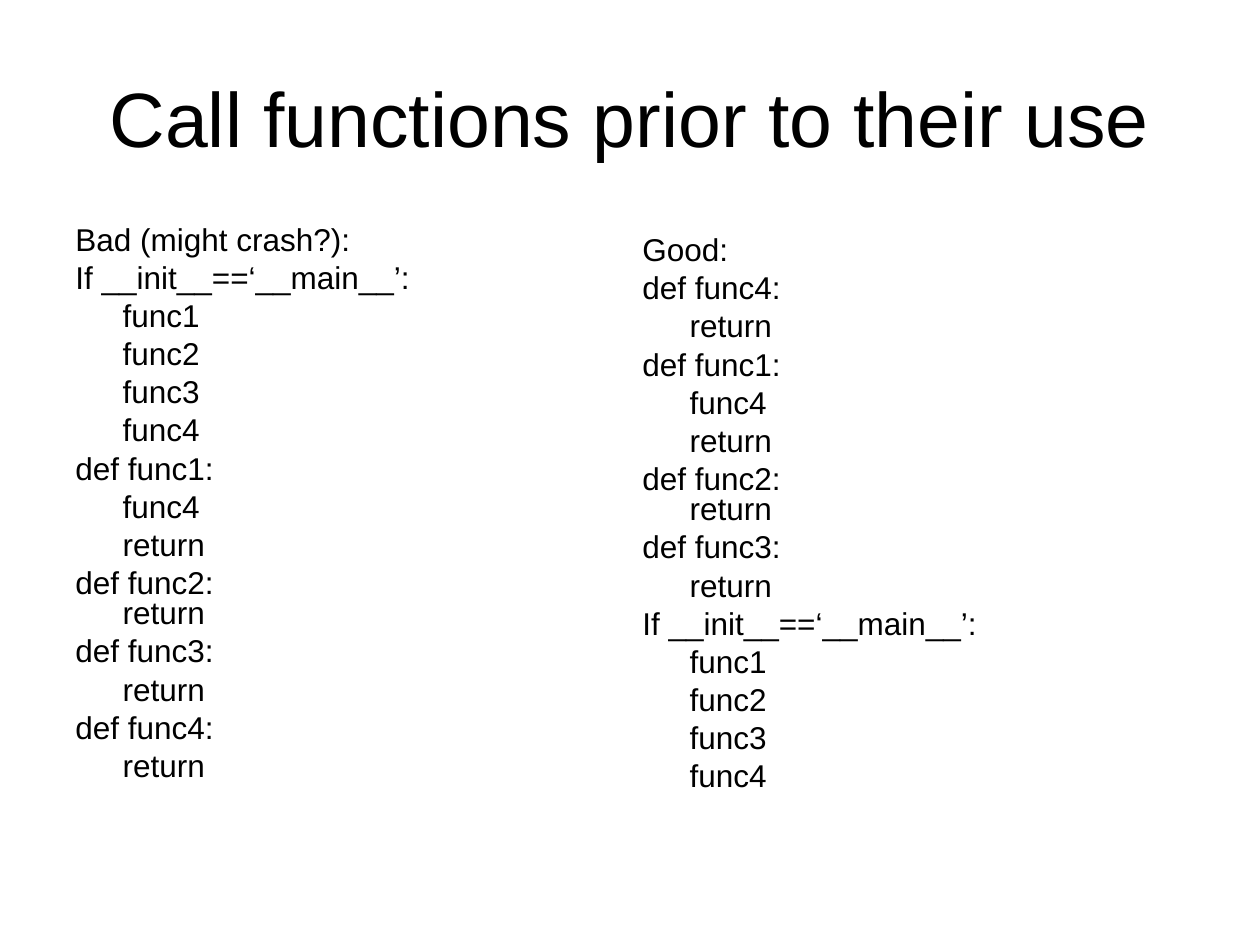
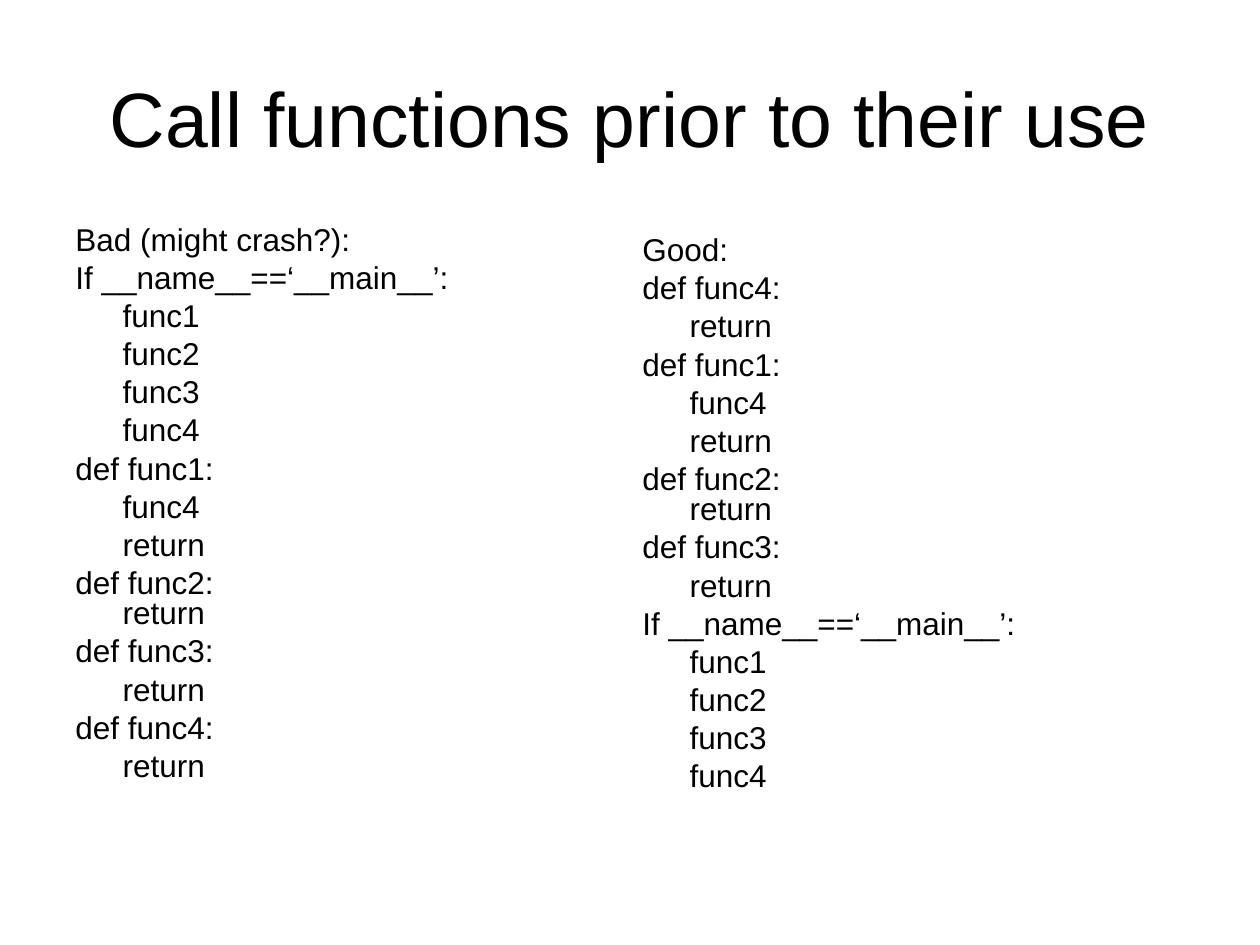
Before and after one commit to cdcox/PythonClassScripts, a slide deck: slide 10 of Day5/Python meeting 5.ppt. Drawn at 1260x945 pixels with LibreOffice and Linux fonts; fonts in the diff are those of the drawing. Boxes give left, top, right and bottom in pixels: in the first picture for what was removed or moved away, otherwise in the second. Text is boxed around its words. In the diff, an @@ line names an element or a change of style, - is before the commit and + after.

Commit message:
fixed __name__ bug

```diff
--- a/Day5/Python meeting 5.ppt
+++ b/Day5/Python meeting 5.ppt
@@ text at <box>75,266,449,295</box>: text changed @@
-If __init__==‘__main__’:
+If __name__==‘__main__’:
@@ text at <box>642,612,1016,641</box>: text changed @@
-If __init__==‘__main__’:
+If __name__==‘__main__’:
```
Also in this commit, not shown: 1 other slide changed, 1 other file.
